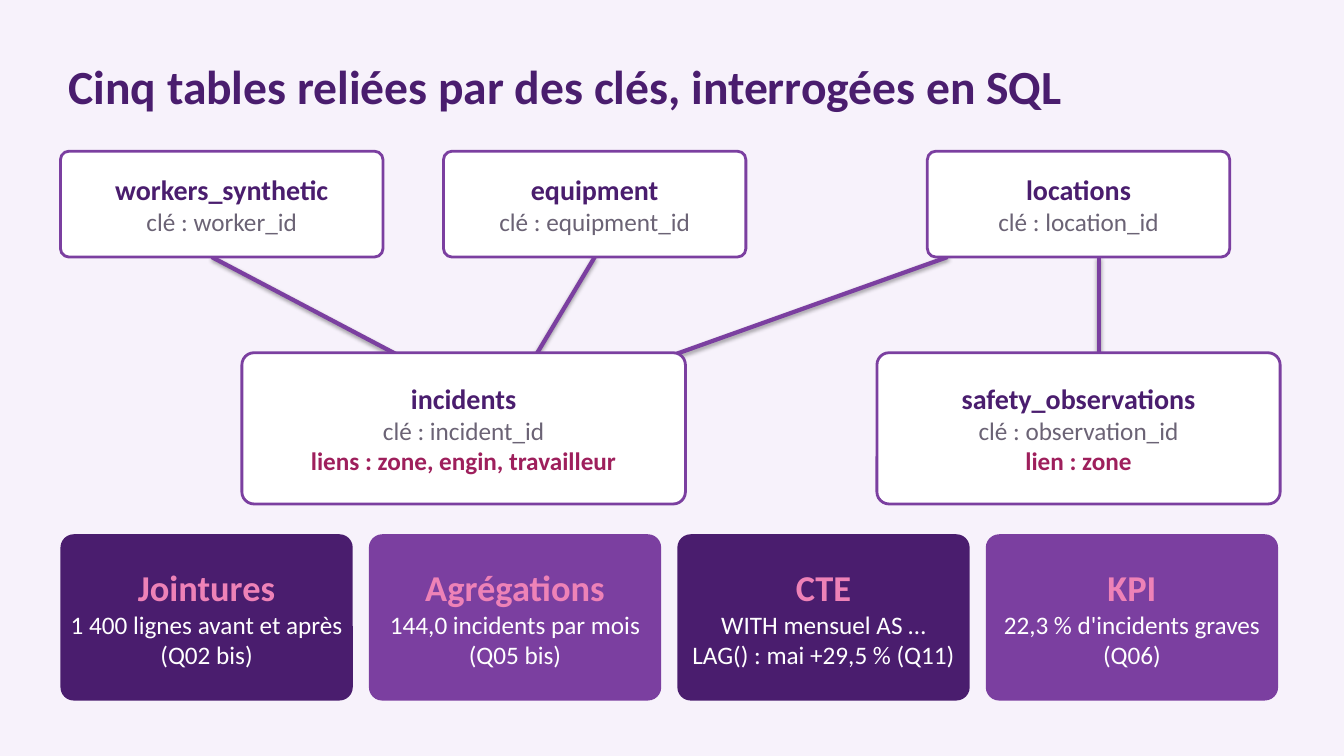
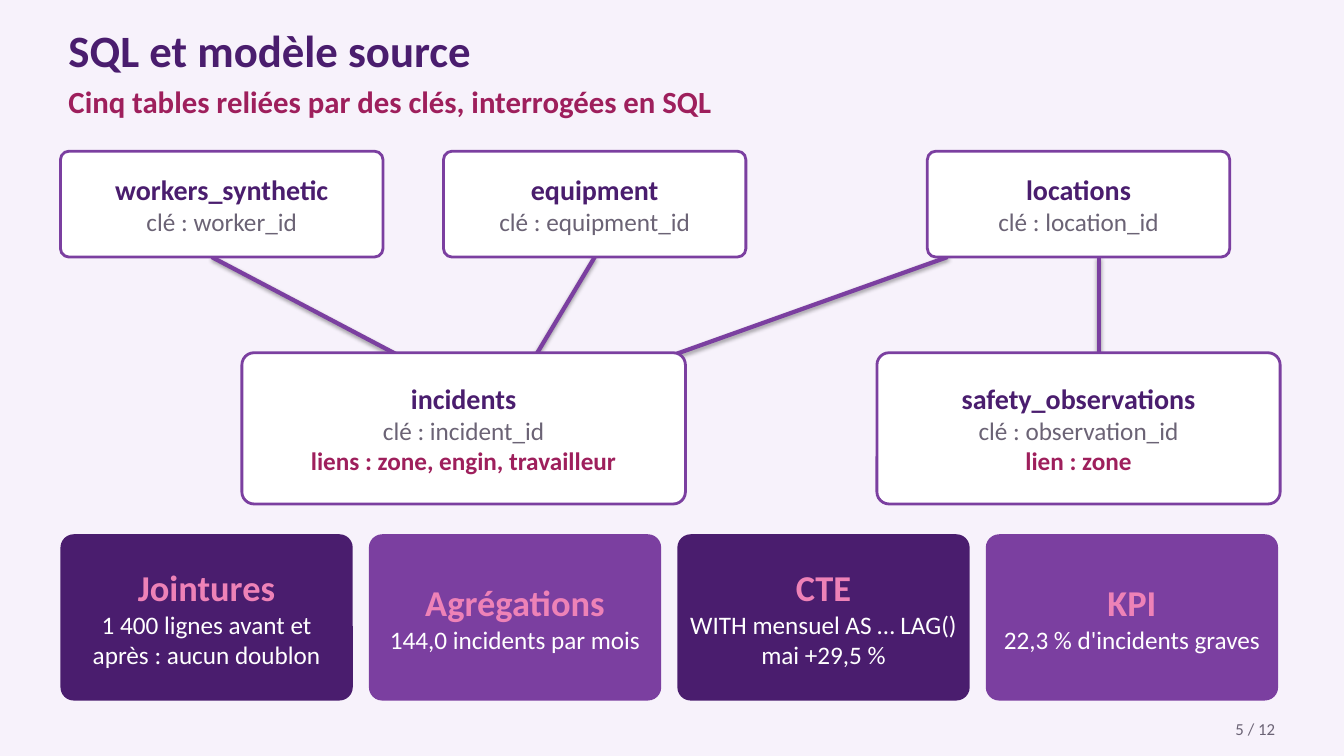
Before and after one commit to fatouu50/Port-Safety-Incident-Analytics-M2-IAMD-Gestion-des-Donn-es-Massives-, a slide deck: slide 5 of 09_PRESENTATION/presentation_projet11.pptx. Drawn at 1344x756 pixels with LibreOffice and Linux fonts; fonts in the diff are those of the drawing. Boxes give left, top, right and bottom in pixels: in the first picture for what was removed or moved away, otherwise in the second. Text is boxed around its words. In the diff, an @@ line names an element or a change of style, - is before the commit and + after.

```diff
--- a/09_PRESENTATION/presentation_projet11.pptx
+++ b/09_PRESENTATION/presentation_projet11.pptx
@@ text added at <box>68,35,471,73</box>, 32 pt, text #4A1D6E, bold @@
+SQL et modèle source
@@ text "Cinq tables reliées par des ...": place and size @@
-text "Cinq tables reliées par des ..." at <box>68,70,1062,112</box>
+text "Cinq tables reliées par des ..." at <box>68,91,711,119</box>
@@ text "Cinq tables reliées par des ..." at <box>68,91,711,119</box>: size 34 to 22 pt, text colour #4A1D6E to #9E1F5C @@
@@ text at <box>93,616,320,668</box>: text changed @@
-1 400 lignes avant et après (Q02 bis)
+1 400 lignes avant et après : aucun doublon
@@ text at <box>690,615,956,667</box>: text changed @@
-WITH mensuel AS … LAG() : mai +29,5 % (Q11)
+WITH mensuel AS … LAG()
+mai +29,5 %
@@ text at <box>390,631,640,653</box>: text changed @@
-144,0 incidents par mois (Q05 bis)
+144,0 incidents par mois
@@ text at <box>1004,631,1260,654</box>: text changed @@
-22,3 % d'incidents graves (Q06)
+22,3 % d'incidents graves
@@ text added at <box>1235,724,1275,735</box>, 12 pt, text #6B6375 @@
+5 / 12
```
Also in this commit, not shown: 10 other slides changed, 2 other files.
